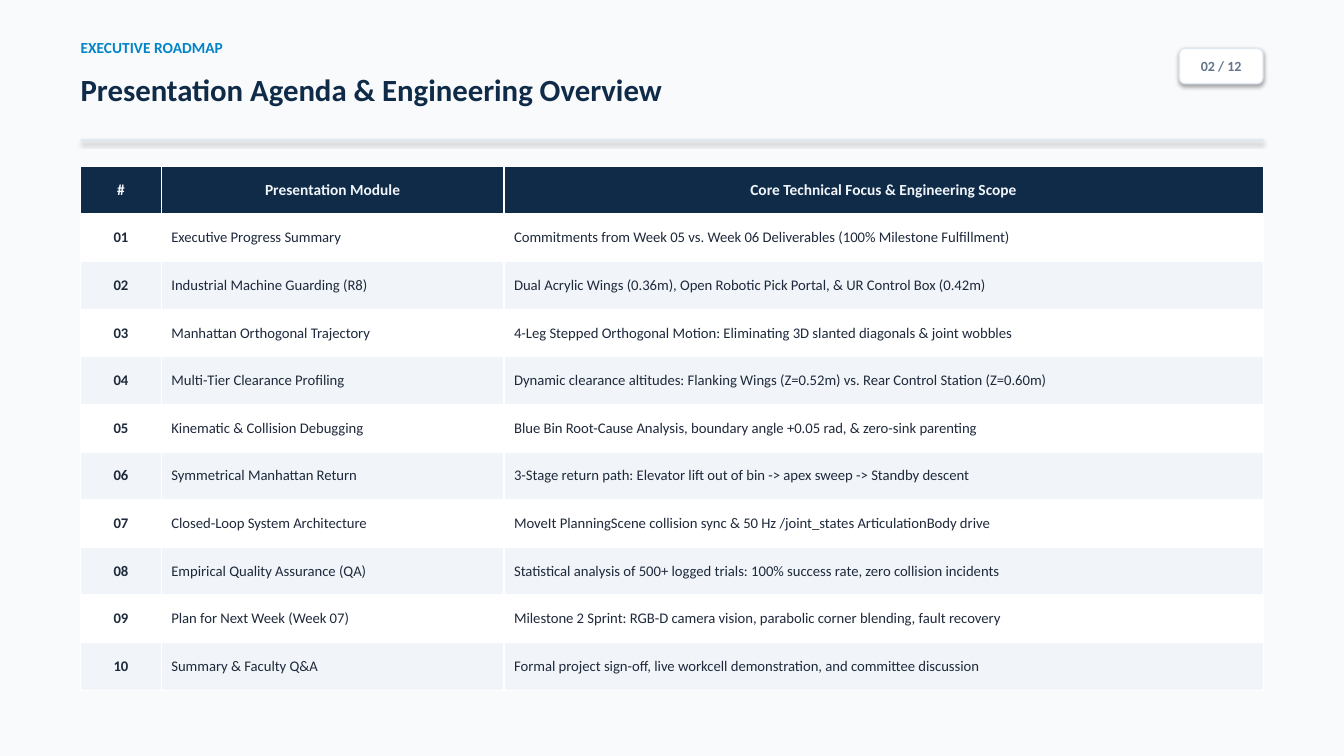
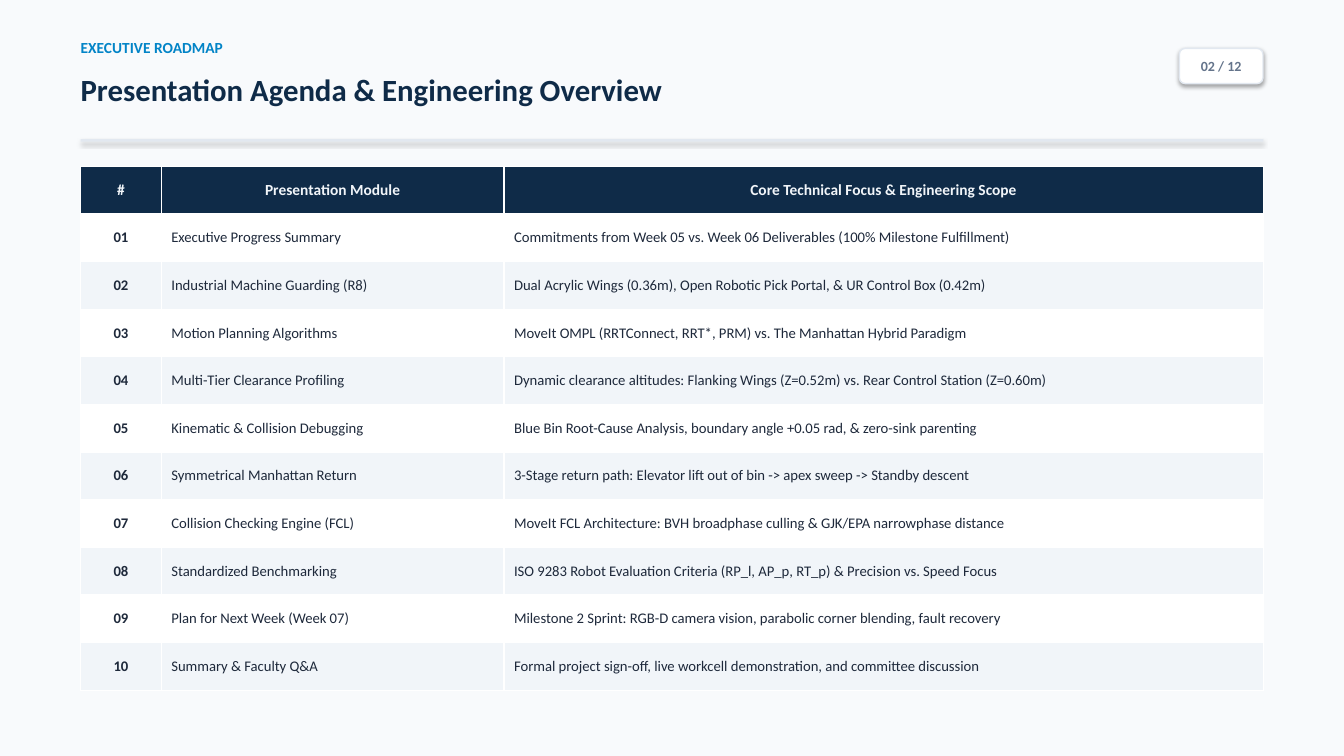
Before and after one commit to Aqikop/VGU26-Project-UC8, a slide deck: slide 2 of docs/week06/UC8_Week06_Presentation.pptx. Drawn at 1344x756 pixels with LibreOffice and Linux fonts; fonts in the diff are those of the drawing. Boxes give left, top, right and bottom in pixels: in the first picture for what was removed or moved away, otherwise in the second. Text is boxed around its words. In the diff, an @@ line names an element or a change of style, - is before the commit and + after.

Commit message:
docs(week06): enrich slides with ISO 9283, FCL GJK/EPA, and OMPL algorithms

```diff
--- a/docs/week06/UC8_Week06_Presentation.pptx
+++ b/docs/week06/UC8_Week06_Presentation.pptx
@@ table at [81,166,1263,691] @@
-row 4, column 2: Manhattan Orthogonal Trajectory
+row 4, column 2: Motion Planning Algorithms
-row 4, column 3: 4-Leg Stepped Orthogonal Motion: Eliminating 3D slanted diagonals & joint wobbles
+row 4, column 3: MoveIt OMPL (RRTConnect, RRT*, PRM) vs. The Manhattan Hybrid Paradigm
-row 8, column 2: Closed-Loop System Architecture
+row 8, column 2: Collision Checking Engine (FCL)
-row 8, column 3: MoveIt PlanningScene collision sync & 50 Hz /joint_states ArticulationBody drive
+row 8, column 3: MoveIt FCL Architecture: BVH broadphase culling & GJK/EPA narrowphase distance
-row 9, column 2: Empirical Quality Assurance (QA)
+row 9, column 2: Standardized Benchmarking
-row 9, column 3: Statistical analysis of 500+ logged trials: 100% success rate, zero collision incidents
+row 9, column 3: ISO 9283 Robot Evaluation Criteria (RP_l, AP_p, RT_p) & Precision vs. Speed Focus
```
Also in this commit, not shown: 2 other slides changed, 1 slide added, 1 slide removed, 5 other files.
